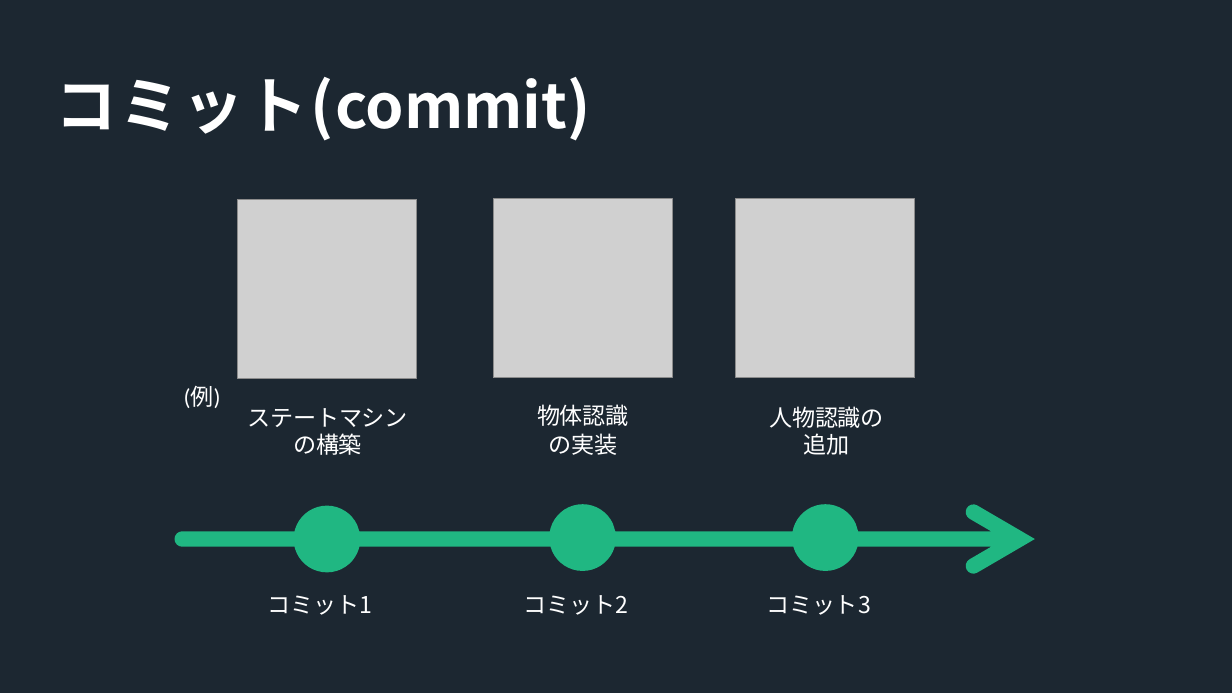
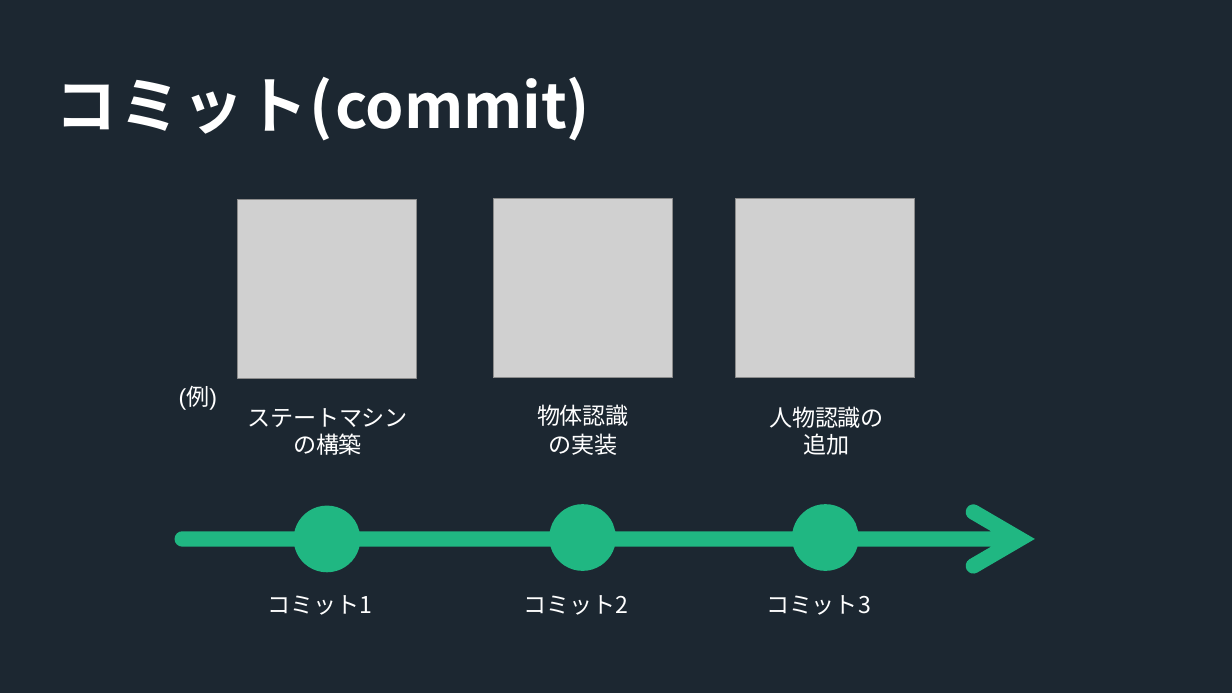
Before and after one commit to Amos2610/Github_training, a slide deck: slide 8 of Github講習会_叩き台.pptx. Drawn at 1232x693 pixels with LibreOffice and Linux fonts; fonts in the diff are those of the drawing; grey boxes stand for pictures. Boxes give left, top, right and bottom in pixels: in the first picture for what was removed or moved away, otherwise in the second. Text is boxed around its words. In the diff, an @@ line names an element or a change of style, - is before the commit and + after.

```diff
--- a/Github講習会_叩き台.pptx
+++ b/Github講習会_叩き台.pptx
@@ text "(例)" at <box>179,387,217,410</box>: font Calibri to Arial @@
```
Also in this commit, not shown: 34 other slides changed.
